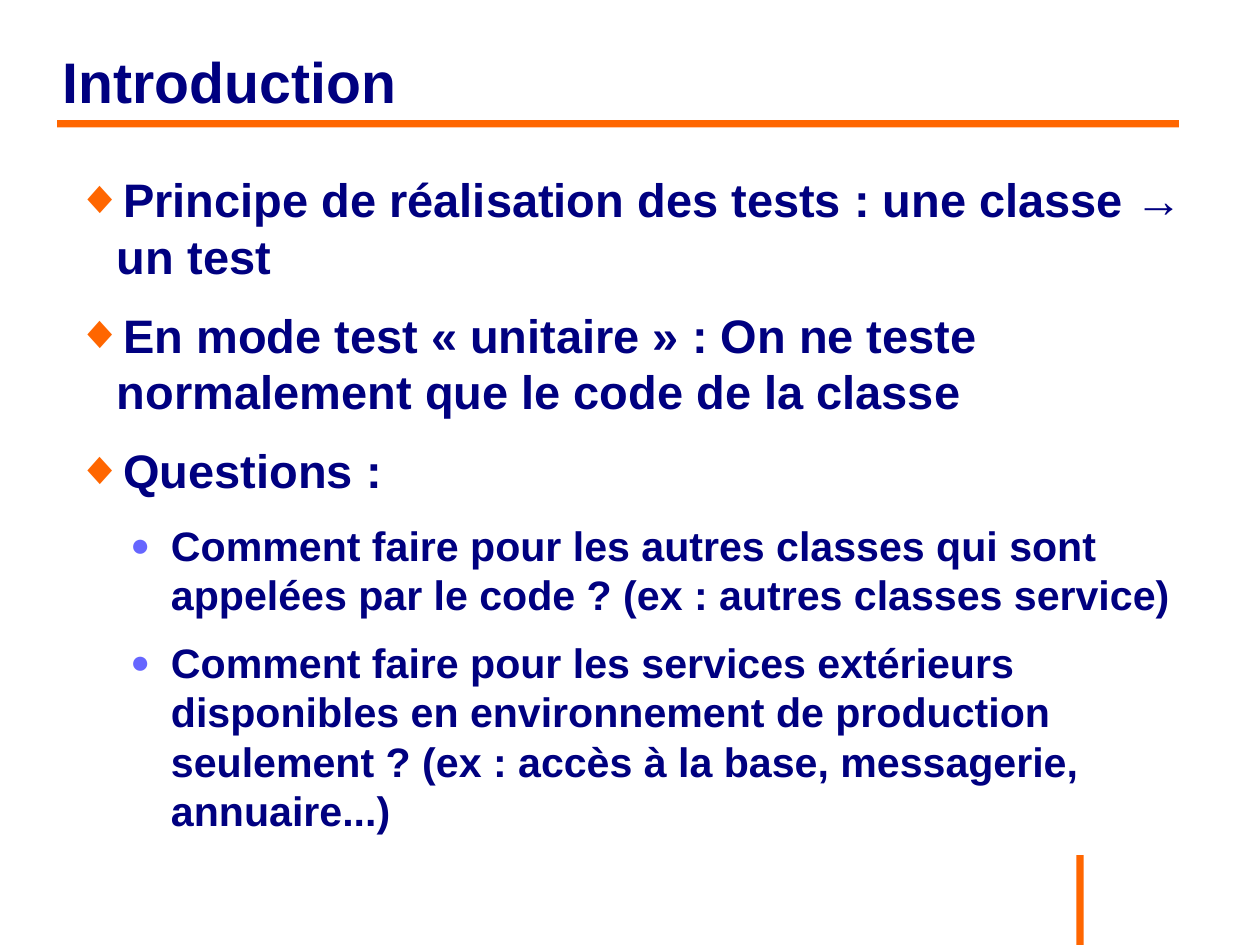
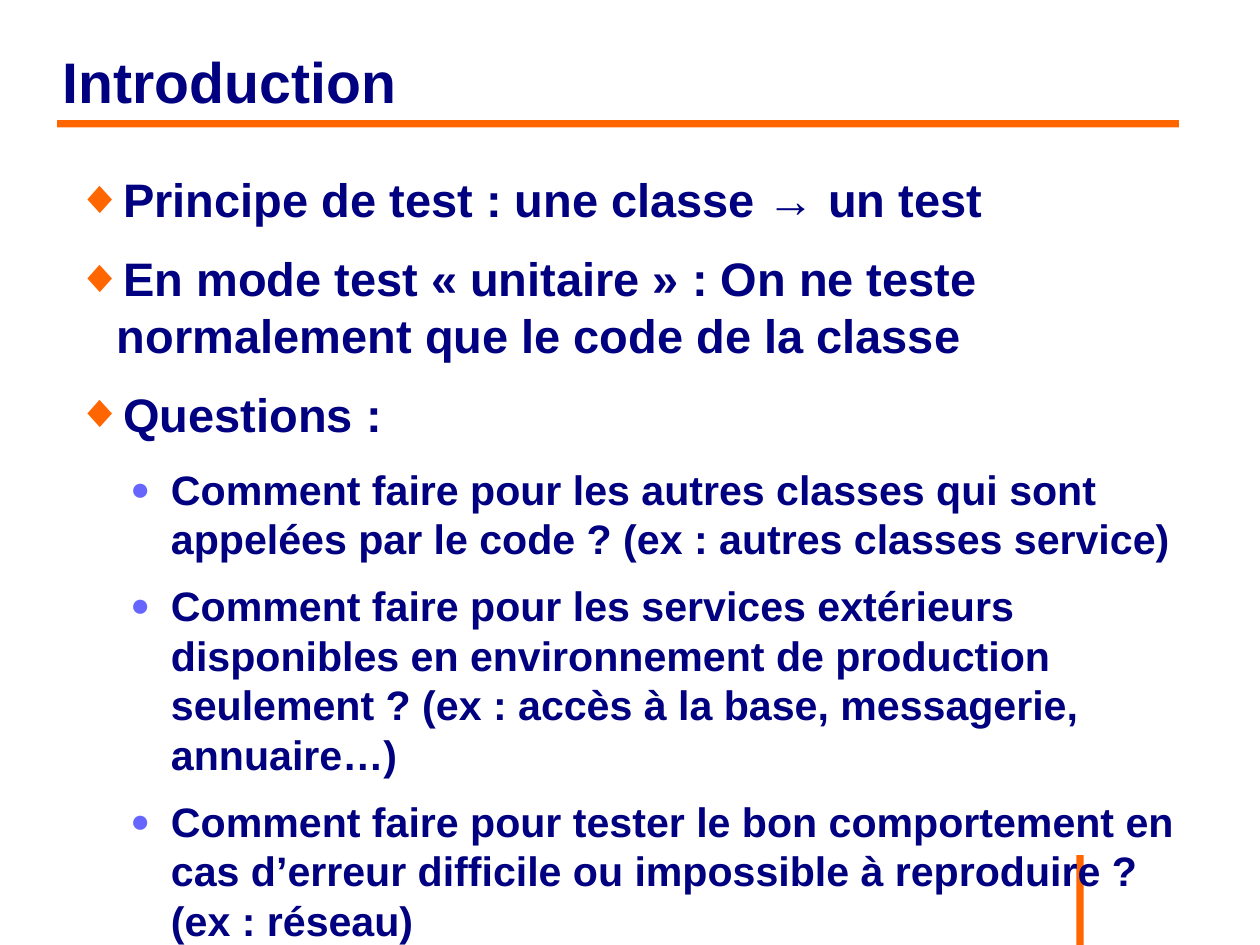
Before and after one commit to philphils/tests-unitaires-et-moins-unitaires, a slide deck: slide 41 of tests-unitaires-cours/nouveauDiapo/diapo_tests_unitaires.odp. Drawn at 1260x945 pixels with LibreOffice and Linux fonts; fonts in the diff are those of the drawing; background and template pictures are left out. Boxes give left, top, right and bottom in pixels: in the first picture for what was removed or moved away, otherwise in the second. Text is boxed around its words. In the diff, an @@ line names an element or a change of style, - is before the commit and + after.

```diff
--- a/tests-unitaires-cours/nouveauDiapo/diapo_tests_unitaires.odp
+++ b/tests-unitaires-cours/nouveauDiapo/diapo_tests_unitaires.odp
@@ text at box(123, 183, 982, 226): text changed @@
-◆ Principe de réalisation des tests : une classe → un test
+◆ Principe de test : une classe → un test
@@ text at box(171, 591, 1174, 944): text changed @@
-  ● Comment faire pour les services extérieurs disponibles en environnement de production seulement ? (ex : accès à la base, messagerie, annuaire...)
+  ● Comment faire pour les services extérieurs disponibles en environnement de production seulement ? (ex : accès à la base, messagerie, annuaire…)
+  ● Comment faire pour tester le bon comportement en cas d’erreur difficile ou impossible à reproduire ? (ex : réseau)
```
Also in this commit, not shown: 7 other slides changed.
